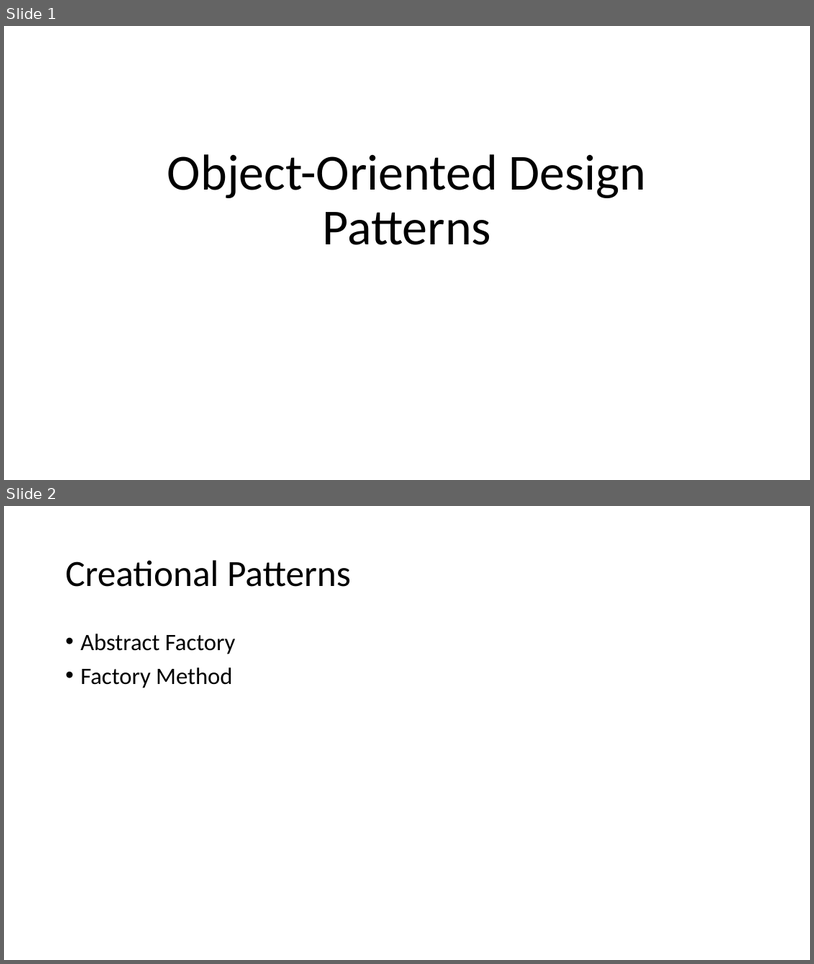
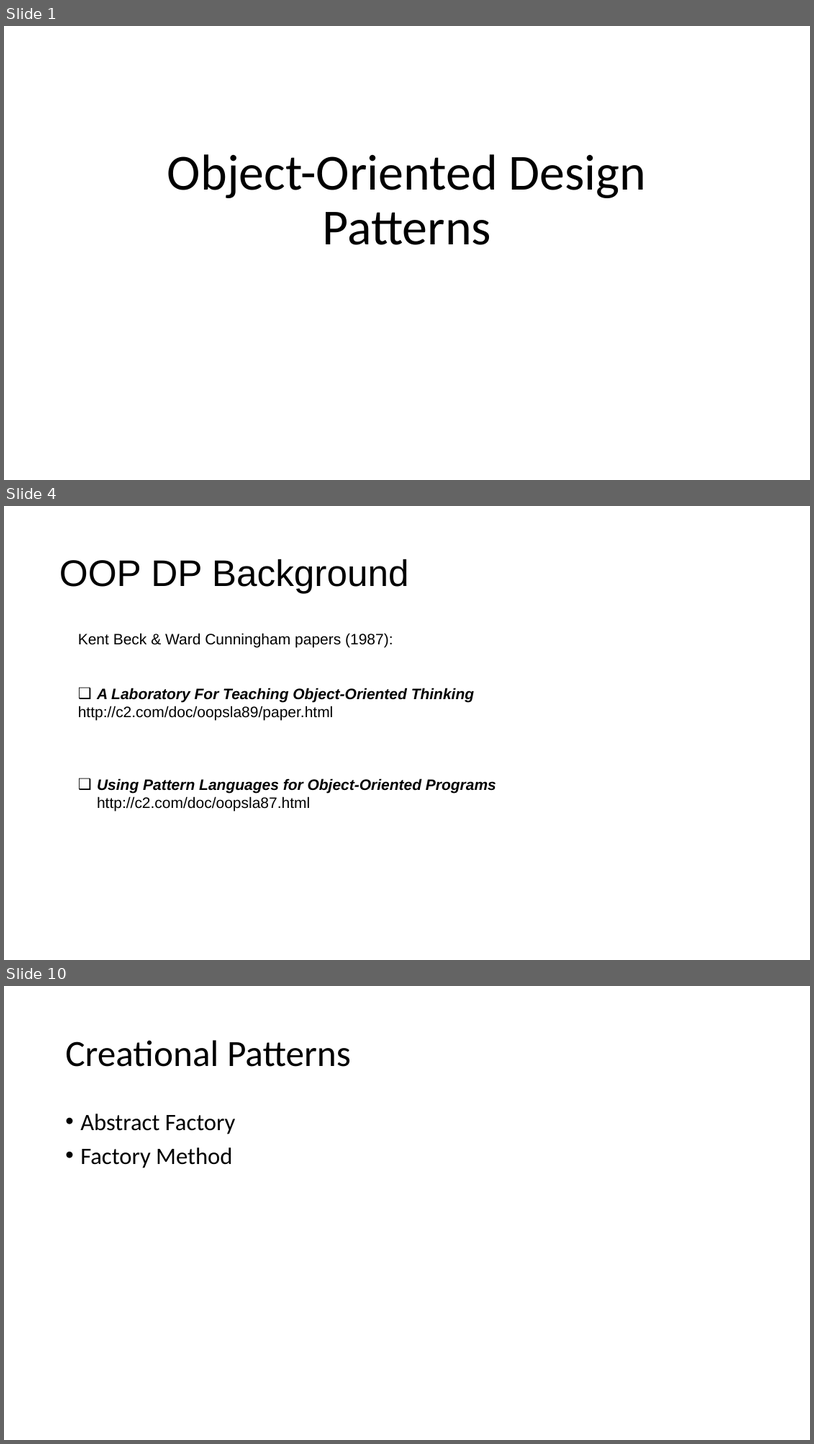
Before and after one commit to lzbair/OO-Paradigm, a slide deck: design-patterns/introduction.pptx. Shown one above the other, each under a label of ours: slides 1 and 2 before the commit, slides 1, 4 and 10 after it; the slides between them are not shown. The pictures are 814x964 and 814x1444 pixels, drawn with LibreOffice and Linux fonts; fonts in the diff are those of the drawing. Boxes give left, top, right and bottom in pixels: in the first picture for what was removed or moved away, otherwise in the second. Text is boxed around its words. In the diff, an @@ line names an element or a change of style, - is before the commit and + after.

```diff
--- a/design-patterns/introduction.pptx
+++ b/design-patterns/introduction.pptx
@@ slide 4 added at (x1=4, y1=506, x2=810, y2=960), background #FFFFFF @@
@@ title added at (x1=59, y1=559, x2=409, y2=593), 44 pt, text #000000 @@
+OOP DP Background
@@ text added at (x1=78, y1=633, x2=496, y2=811), 18 pt, text #000000 @@
+Kent Beck & Ward Cunningham papers (1987):
+❑ A Laboratory For Teaching Object-Oriented Thinking
+http://c2.com/doc/oopsla89/paper.html
+❑ Using Pattern Languages for Object-Oriented Programs
+  http://c2.com/doc/oopsla87.html
@@ what was slide 2 is now slide 10 @@
```
Also in this commit, not shown: 7 other slides added.
